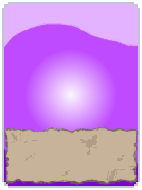
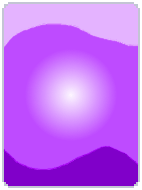
Layered file, before and after one edit (142px x 190px). Changes by layer:
hid "Pasted Layer copy" over [4, 126, 139, 186]
